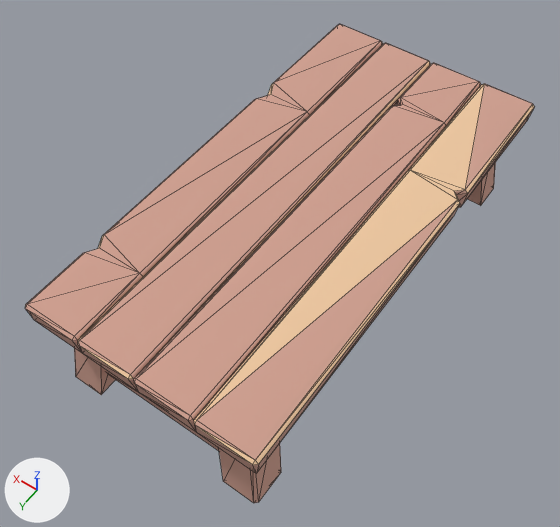
Renders of the glTF model example_game/world/props/table-long.prop/model.glb from each side of a commit.
Rendered twice from a camera (50 mm lens) standing at (-1.55, 2.42, 3.74) and looking at (0.04, 0.19, 0.23). The lights are fixed; the arrows at lower left show +X, +Y and +Z. The picture after the commit comes second. Mesh edges are drawn as thin lines. Vertices at exactly the same position are counted once.

The first picture shows 'model'.
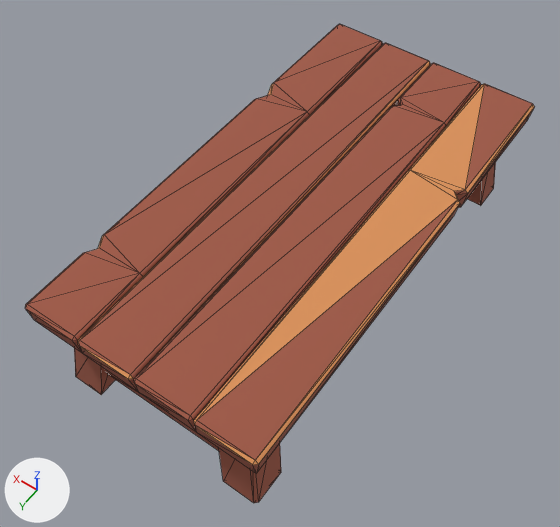
The change, as a diff of the scene's bpy script:
```diff
--- a/example_game/world/props/table-long.prop/model.glb.py
+++ b/example_game/world/props/table-long.prop/model.glb.py
@@ me_model @@
 me_model.from_pydata(...)  # 160 vertices, 280 faces; spans x -0.7..0.7, y -1.4..1.4, z -0.02..0.68
 # used by ob_model
+# me_model part 1: 248 faces centred in x -0.69..0.69, y -1.39..1.39, z -0.02..0.68 are repainted in the vertex colours; the middle colour goes from beige #d0a090 to brown #a05a47
+# me_model part 2: 32 faces centred in x -0.69..0.67, y -1.39..1.39, z 0.67..0.68 are repainted in the vertex colours; the middle colour goes from beige #edc7a0 to orange #d9915a
 me_model.materials.append(mat_style)
```

Location of each change, [x1, y1, x2, y2] in pixels of the pictures (560 x 527 px):
part 1 of me_model, recoloured (beige to brown)
    both: [25, 24, 534, 503]
part 2 of me_model, recoloured
    both: [78, 47, 534, 465]
